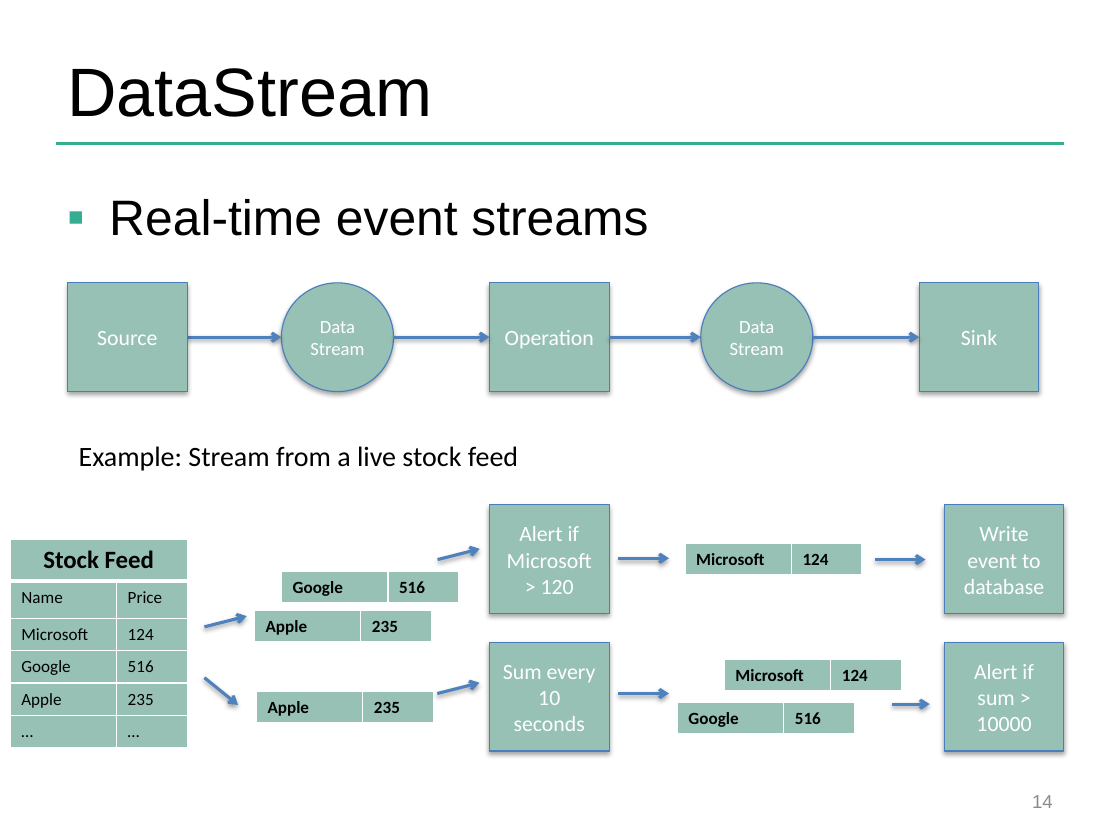
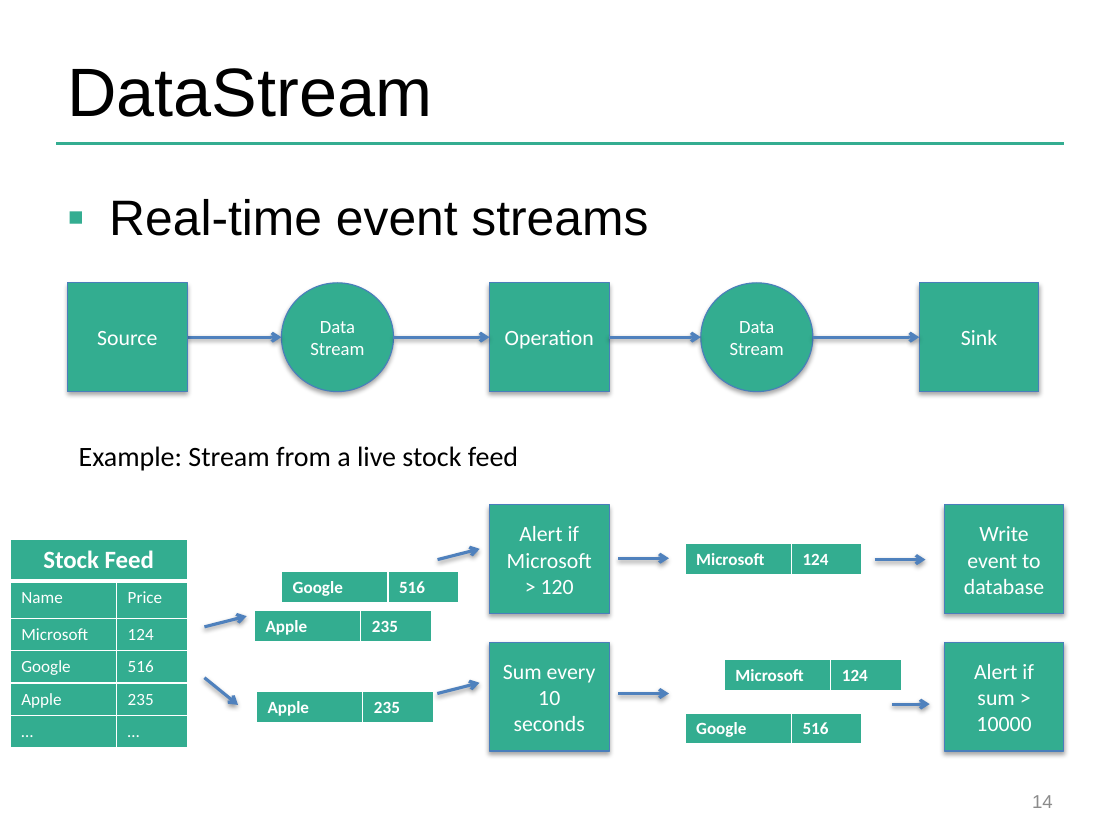
Before and after one commit to dataArtisans/flink-training-web, a slide deck: slide 14 of slides/flink_overview.pptx. Drawn at 1120x840 pixels with LibreOffice and Linux fonts; fonts in the diff are those of the drawing; background and template pictures are left out. Boxes give left, top, right and bottom in pixels: in the first picture for what was removed or moved away, otherwise in the second. Text is boxed around its words. In the diff, an @@ line names an element or a change of style, - is before the commit and + after.

Commit message:
slides: change color profile

```diff
--- a/slides/flink_overview.pptx
+++ b/slides/flink_overview.pptx
@@ table at box(10, 540, 187, 745) @@
@@ fill #98C1B5 to #33AD90 in 11 cells @@
@@ text colour #000000 to #FFFFFF @@
@@ table at box(685, 543, 862, 575) @@
@@ fill #98C1B5 to #33AD90 in row 1 @@
@@ text colour #000000 to #FFFFFF @@
@@ table at box(281, 571, 458, 603) @@
@@ fill #98C1B5 to #33AD90 in row 1 @@
@@ text colour #000000 to #FFFFFF @@
@@ table at box(254, 610, 431, 642) @@
@@ fill #98C1B5 to #33AD90 in row 1 @@
@@ text colour #000000 to #FFFFFF @@
@@ fill #98C1B5 to #33AD90 in 9 elements at box(281, 283, 393, 392), box(489, 283, 609, 392), box(701, 283, 813, 392), box(67, 283, 187, 392), box(920, 283, 1039, 392), box(489, 505, 609, 614), box(944, 505, 1064, 614), box(489, 642, 609, 750), box(944, 642, 1064, 750) @@
@@ table at box(725, 660, 902, 691) @@
@@ fill #98C1B5 to #33AD90 in row 1 @@
@@ text colour #000000 to #FFFFFF @@
@@ table at box(256, 691, 433, 722) @@
@@ fill #98C1B5 to #33AD90 in row 1 @@
@@ text colour #000000 to #FFFFFF @@
@@ table at box(685, 712, 862, 744) @@
@@ fill #98C1B5 to #33AD90 in row 1 @@
@@ text colour #000000 to #FFFFFF @@
@@ table: place and size @@
-table at box(678, 702, 855, 734)
+table at box(685, 712, 862, 744)
```
Also in this commit, not shown: 9 other slides changed.
